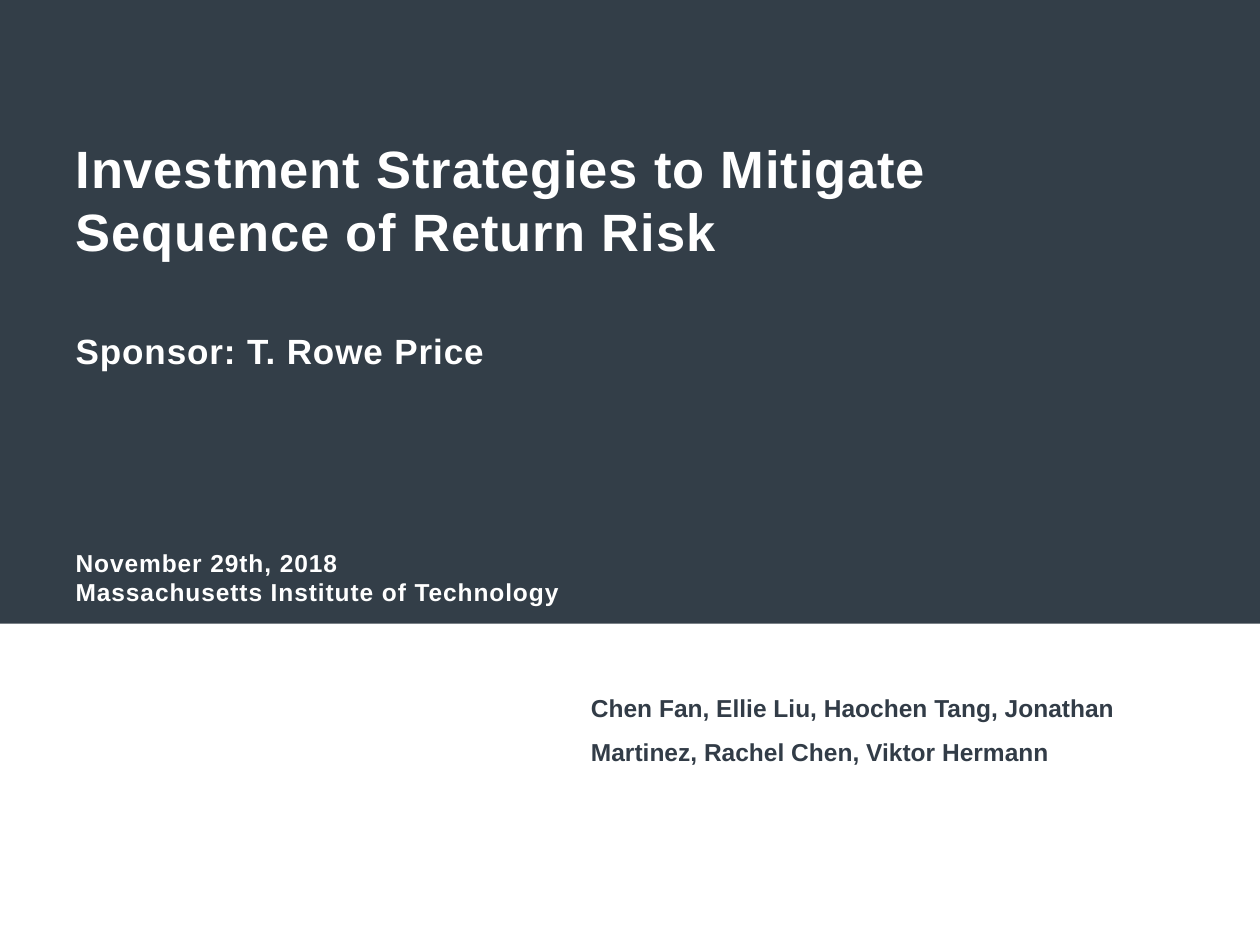
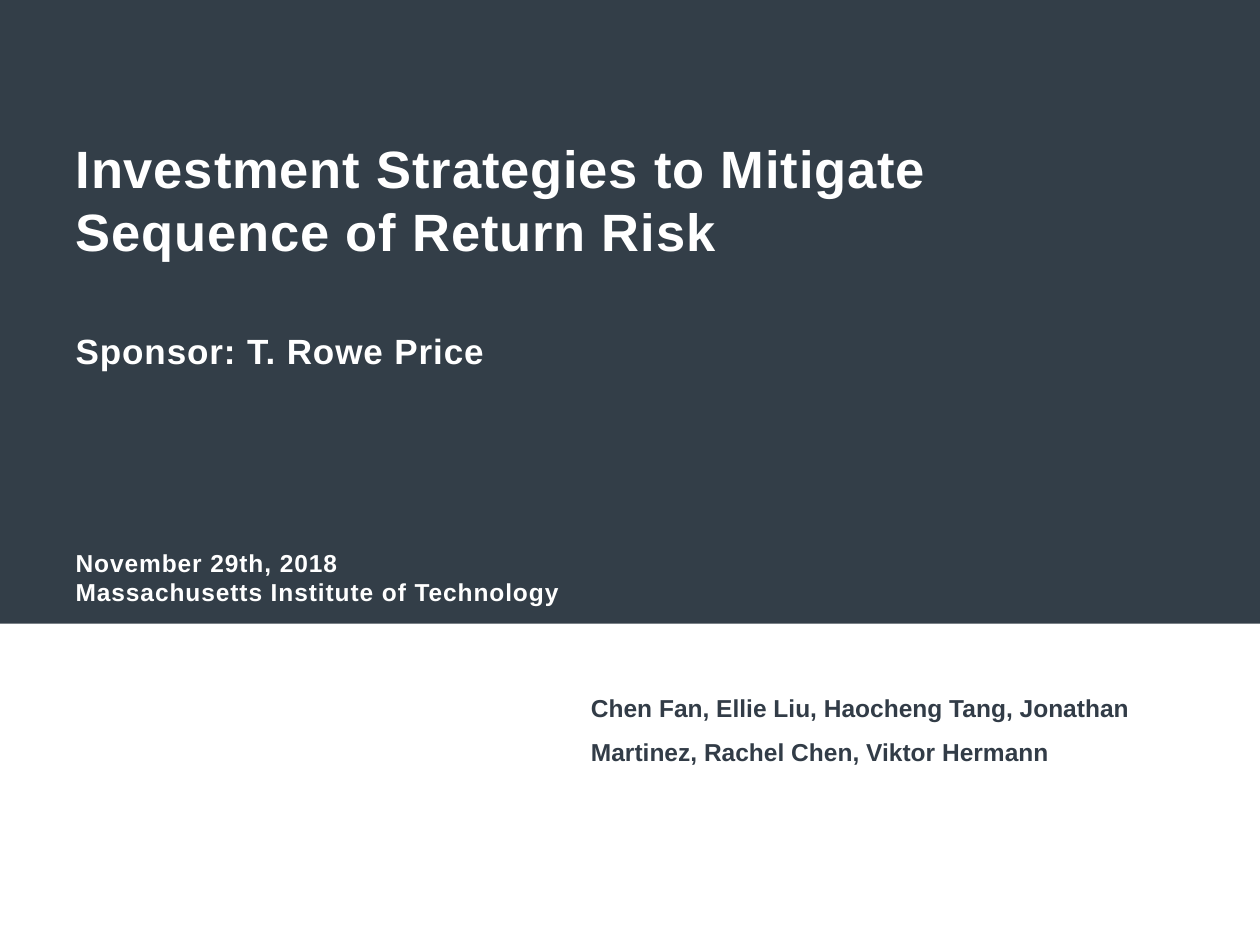
Before and after one commit to hermannviktor/15.451-Proseminar-IM, a slide deck: slide 1 of PPT_Presentation_v2.pptx. Drawn at 1260x945 pixels with LibreOffice and Linux fonts; fonts in the diff are those of the drawing; background and template pictures are left out. Boxes give left, top, right and bottom in pixels: in the first picture for what was removed or moved away, otherwise in the second. Text is boxed around its words. In the diff, an @@ line names an element or a change of style, - is before the commit and + after.

Commit message:
Presentation added

```diff
--- a/PPT_Presentation_v2.pptx
+++ b/PPT_Presentation_v2.pptx
@@ text at (591, 699, 1129, 765): text changed @@
-Chen Fan, Ellie Liu, Haochen Tang, Jonathan Martinez, Rachel Chen, Viktor Hermann
+Chen Fan, Ellie Liu, Haocheng Tang, Jonathan Martinez, Rachel Chen, Viktor Hermann
```
